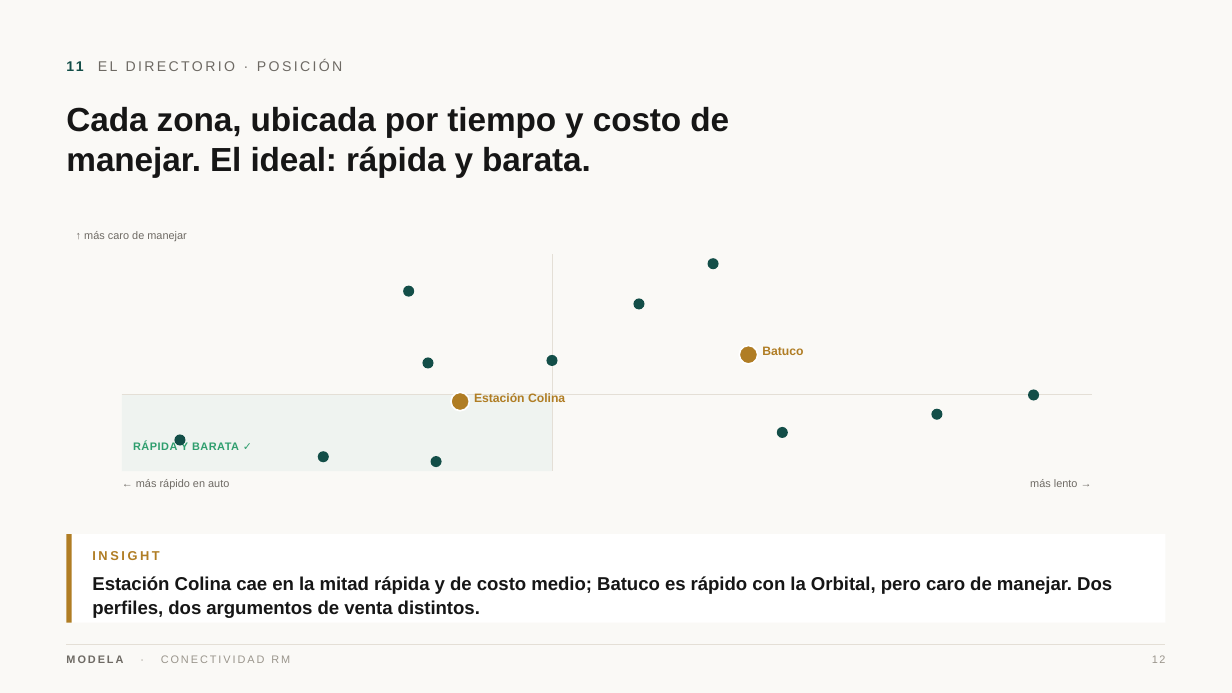
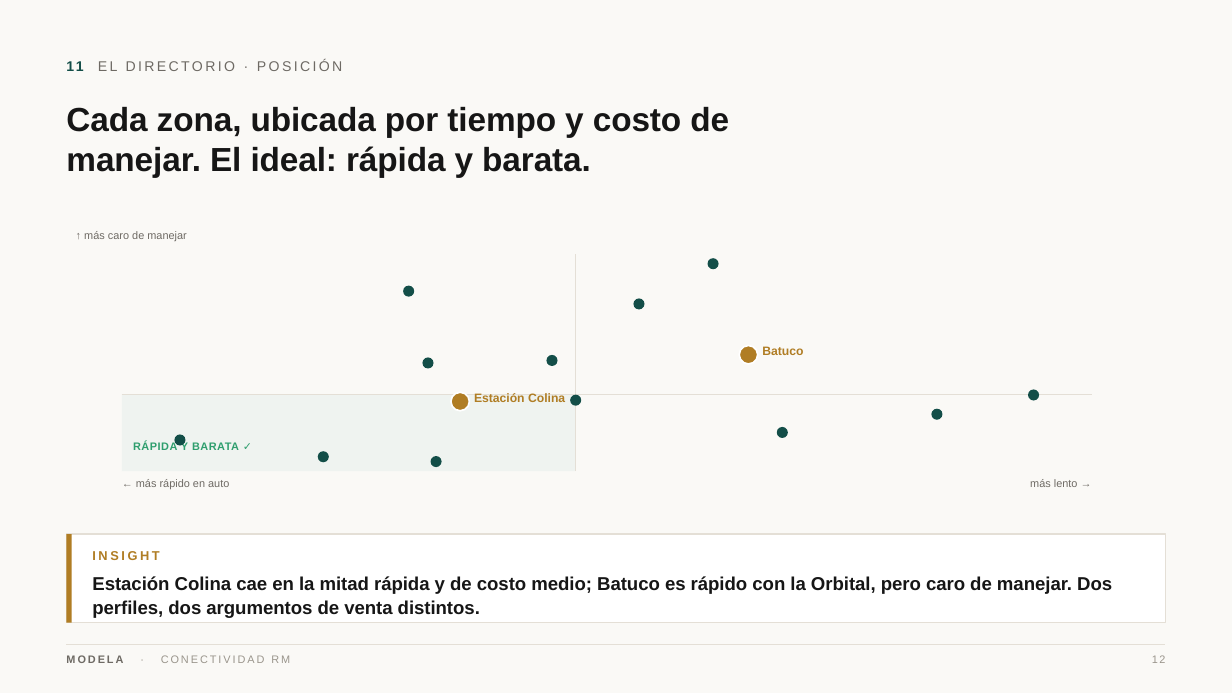
Before and after one commit to modela-simulador/modela-simulador, a slide deck: slide 12 of public/conectividad/Conectividad-Modela.pptx. Drawn at 1232x693 pixels with LibreOffice and Linux fonts; fonts in the diff are those of the drawing. Boxes give left, top, right and bottom in pixels: in the first picture for what was removed or moved away, otherwise in the second. Text is boxed around its words. In the diff, an @@ line names an element or a change of style, - is before the commit and + after.

```diff
--- a/public/conectividad/Conectividad-Modela.pptx
+++ b/public/conectividad/Conectividad-Modela.pptx
@@ line moved from (552, 254) - (552, 471) to (576, 254) - (576, 471) @@
@@ rectangle: place and size @@
-rectangle at (122, 395, 552, 471)
+rectangle at (122, 395, 576, 471)
@@ ellipse added at (570, 395, 581, 406), fill #134E48 @@
@@ rectangle at (67, 534, 1165, 623): outline none to #E4DFD6 1 pt @@
```
Also in this commit, not shown: 18 other slides changed, 42 other files.
